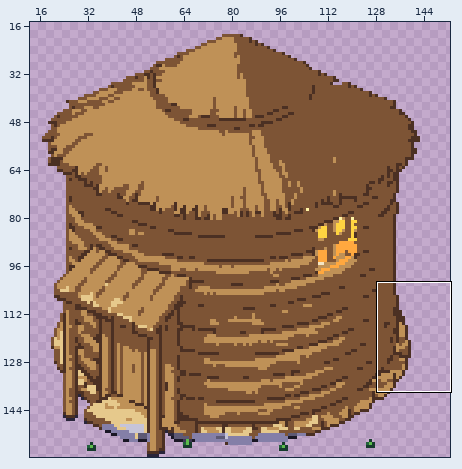
A pixel-art file gets an edit: art/companion-48/review-place/work/hut-b-aseprite/hut-B.aseprite. The picture above shows the old version from afar; the outline marks the close-up.
Close-up. Before the edit:
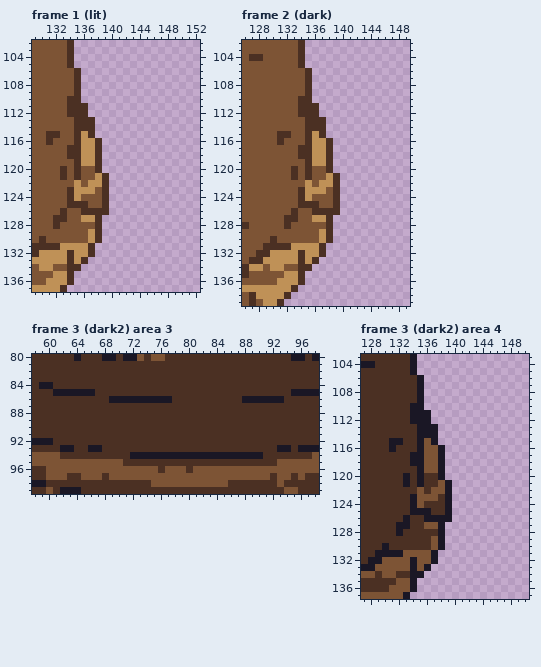
160x160 pixels, 3 frames. Shown: frame 1 (lit): x 129..152, y 102..137; frame 2 (dark): x 126..149, y 102..139; frame 3 (dark2) area 3: x 58..98, y 80..99; frame 3 (dark2) area 4: x 127..150, y 103..137. The wide view leaves out empty margins. The commit also changed other frames or places, which this record leaves out.
And afterwards:
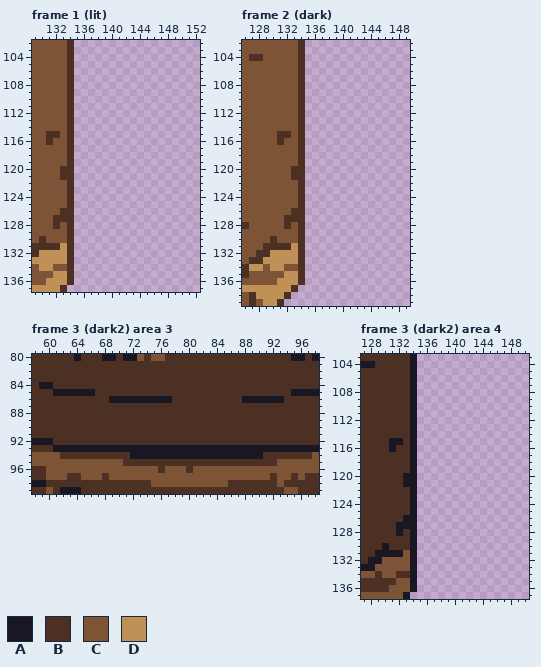
Palette (. is transparent): A #1a1725  B #4b3023  C #7d5435  D #bf9157
Edits made:
Changed rows in their new state; - is an unchanged pixel.
Frame 1 (lit):
first column x 134:
106 B.----
107 B.----
108 B.----
109 B.----
110 -.----
111 -..---
112 -..---
113 B...--
114 B...--
115 B...--
116 B....-
117 -....-
118 -....-
119 B....-
120 B....-
121 B.....
122 B.....
123 -.....
124 -.....
125 -.....
126 B.....
127 B....-
128 B....-
129 B....-
130 B....-
131 B...--
132 -...--
133 -..---
134 -.----
Frame 2 (dark): the same change as frame 1 (lit)
Frame 3 (dark2) area 3:
first column x 61:
 93 A--AA--AAAAAAAAAAAAAAAAAAAAAAAAA--A
Frame 3 (dark2) area 4:
first column x 134:
106 A.----
107 A.----
108 A.----
109 A.----
110 -.----
111 -..---
112 -..---
113 A...--
114 A...--
115 A...--
116 A....-
117 -....-
118 -....-
119 A....-
120 A....-
121 A.....
122 A.....
123 -.....
124 -.....
125 -.....
126 A.....
127 A....-
128 A....-
129 A....-
130 A....-
131 A...--
132 -...--
133 -..---
134 -.----
